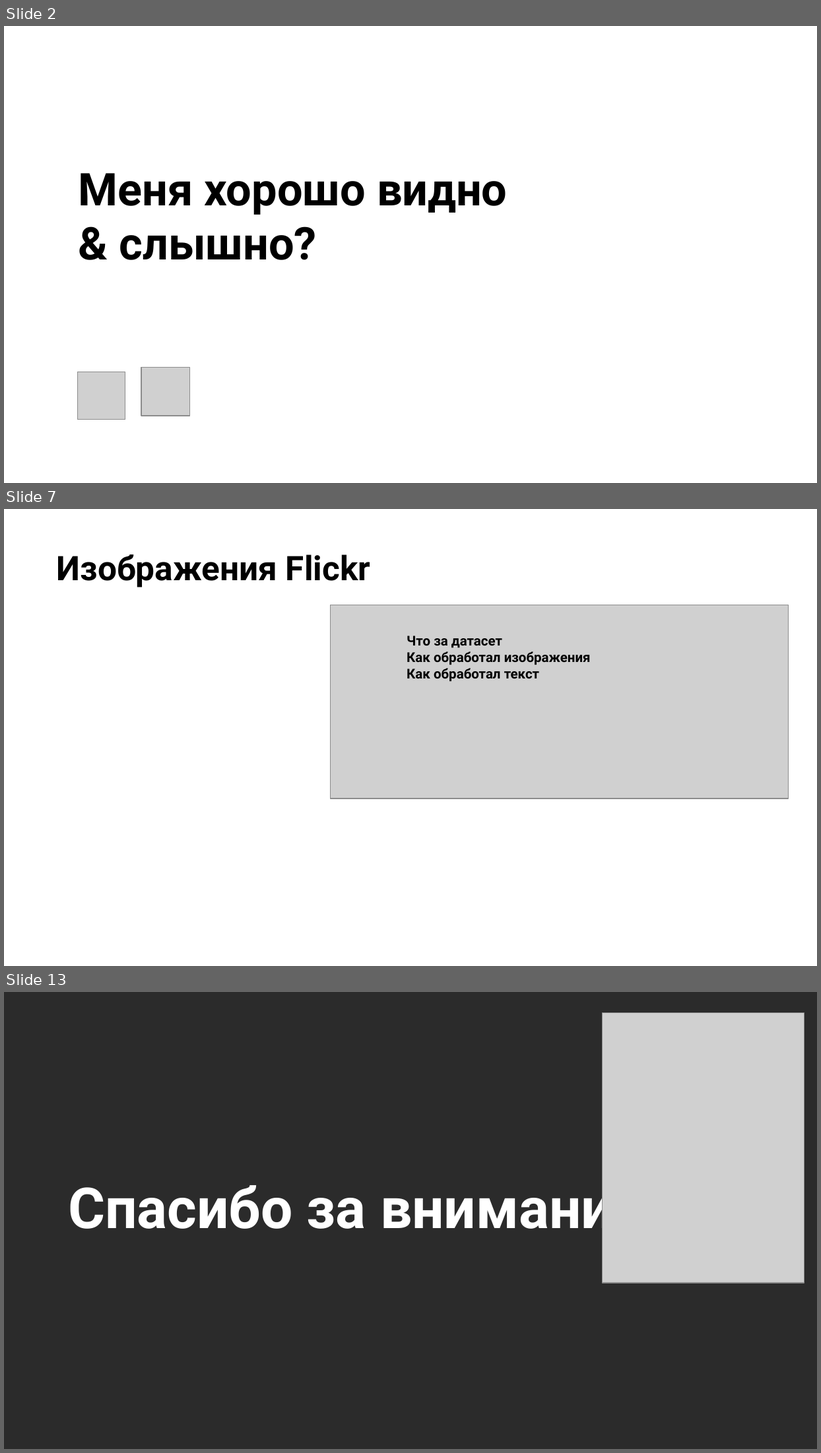
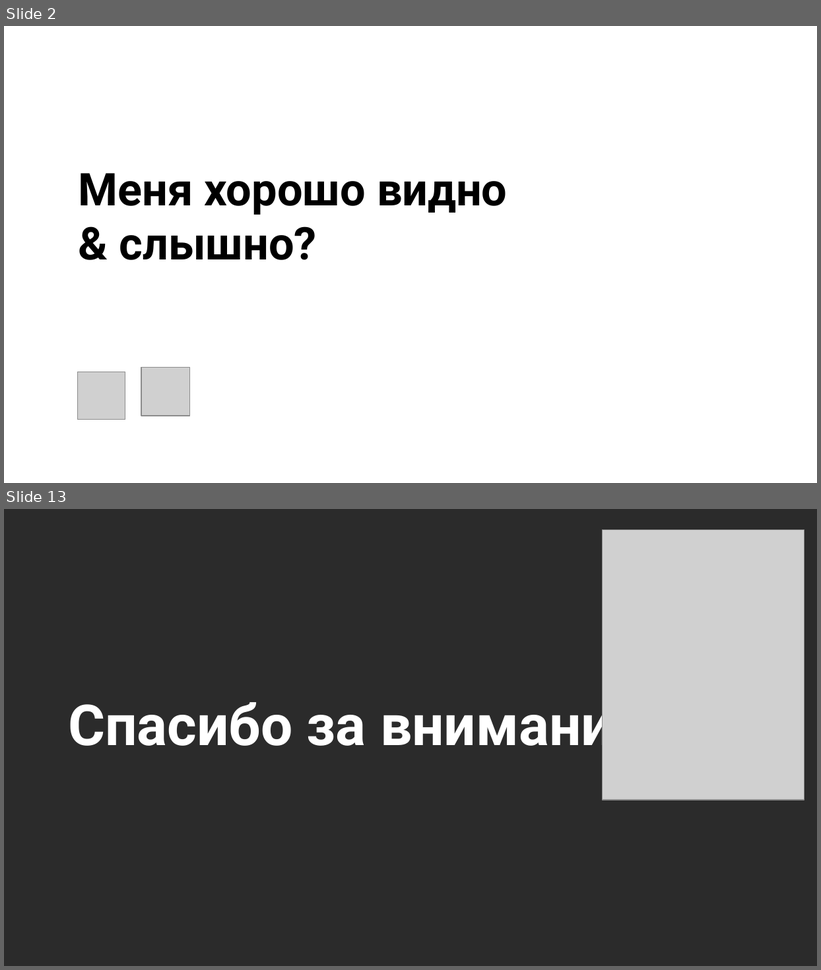
Before and after one commit to XR443/psychic-spoon, a slide deck: Презентация.odp. Shown one above the other, each under a label of ours: slides 2, 7 and 13 before the commit, slides 2 and 13 after it; the slides between them are not shown. The pictures are 821x1453 and 821x970 pixels, drawn with LibreOffice and Linux fonts; fonts in the diff are those of the drawing; grey boxes stand for pictures; background and template pictures are left out; a plain dark background stands for a picture behind light text. Boxes give left, top, right and bottom in pixels: in the first picture for what was removed or moved away, otherwise in the second. Text is boxed around its words. In the diff, an @@ line names an element or a change of style, - is before the commit and + after.

Commit message:
небольшое причесывание кода, удаление неиспользуемого + презентация + текст

```diff
--- a/Презентация.odp
+++ b/Презентация.odp
@@ slide 7 removed at box(4, 509, 817, 966), background picture (left out) @@
@@ title removed at box(57, 555, 370, 588) @@
-Изображения Flickr
@@ picture removed at box(330, 605, 788, 799) @@
@@ text removed at box(407, 636, 591, 681) @@
-Что за датасет
-Как обработал изображения
-Как обработал текст
```
Also in this commit, not shown: 6 slides changed, 4 slides added, 36 other slides removed, 6 other files.
